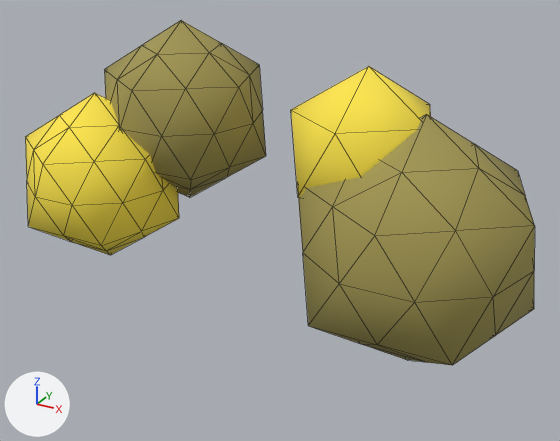
Renders of the glTF model src/assets/3d/treeyellow.glb from each side of a commit.
Before and after are seen from a 50 mm lens placed at (4.99, -5.4, 6.06), pointed at (1.05, 1.77, 2.48). Lighting does not change. The marker at lower left points along +X, +Y and +Z. Mesh edges are drawn as thin lines. Where no turn or scale is listed for an object, it has been applied to the vertices.

Names of what the first picture shows: 'ทรงกลม Ico', 'ทรงกลม Ico.001', 'ทรงกลม Ico.002', 'ทรงกลม Ico.003'.
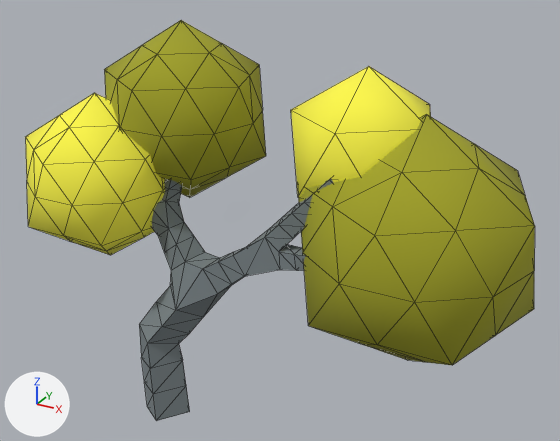
What differs and where, as boxes (x1, y1, x2, y2) in the pictures (560 x 441 px):
'ทรงกลม Ico.003', recoloured
    both: (298, 114, 535, 365)
'ทรงกลม Ico.001', recoloured
    both: (104, 20, 266, 197)
'Cube', now drawn
    after: (139, 179, 333, 421)

The edits, one by one:
Material 'วัสดุ' (mat_ว_สด) changes colour from yellow #a19653 to yellow #a1a124; in linear values from (0.356, 0.305, 0.0865) to (0.356, 0.356, 0.0176).
Material 'วัสดุ.004' (mat_ว_สด__004) changes colour from yellow #a19653 to yellow #a1a124; in linear values from (0.356, 0.305, 0.0865) to (0.356, 0.356, 0.0176).
Material 'Material' (mat_material) is new.
Its base color is (0.191, 0.224, 0.238) (grey #798286).
Its roughness is 1.0.
Mesh me_cube is new.
It has 150 vertices, 296 faces and spans x -0.7..0.29, y -1.01..2.57, z -0.04..3.39.
It uses material mat_material (grey #798286).
Object 'Cube' (ob_cube) now shows me_cube instead of nothing.
